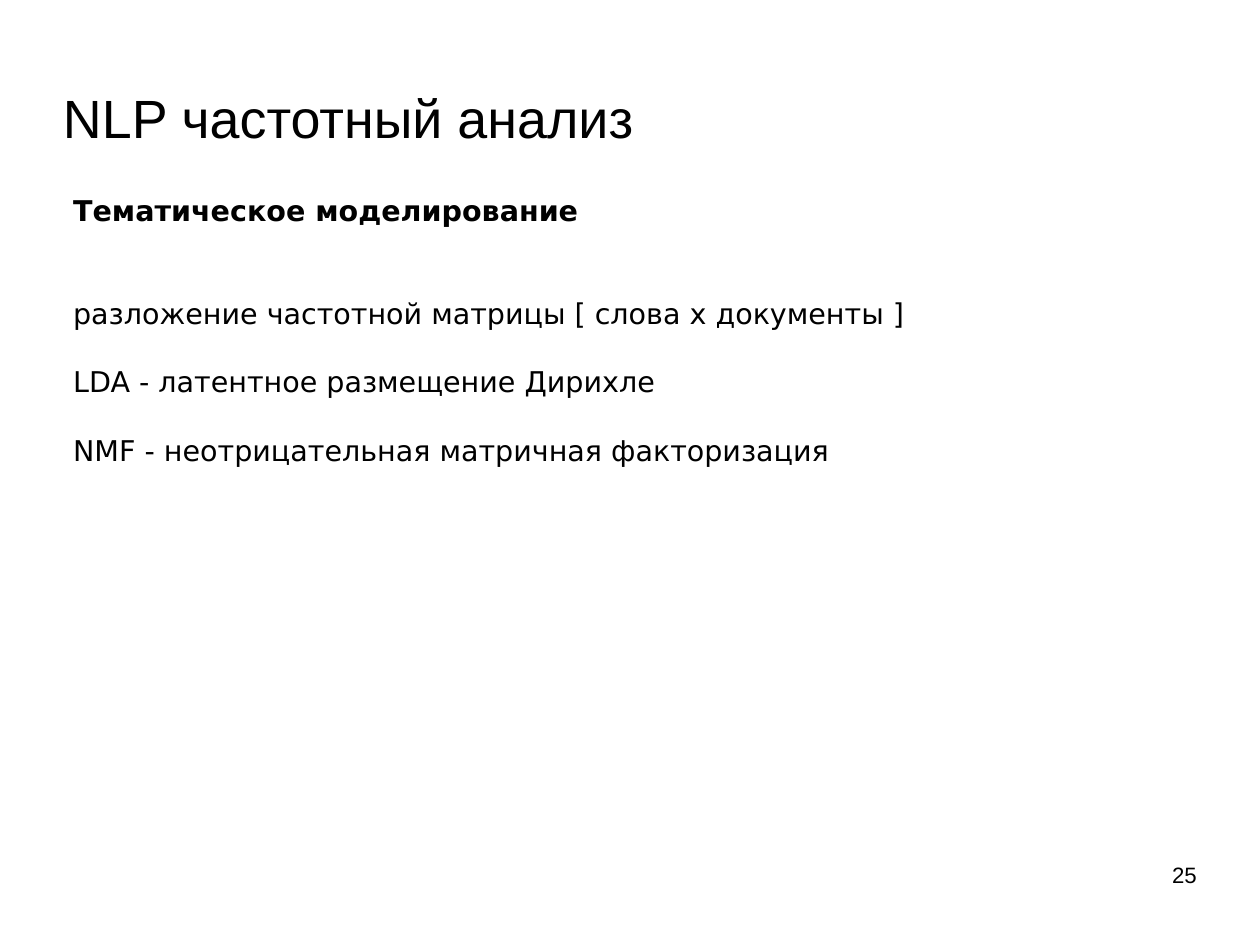
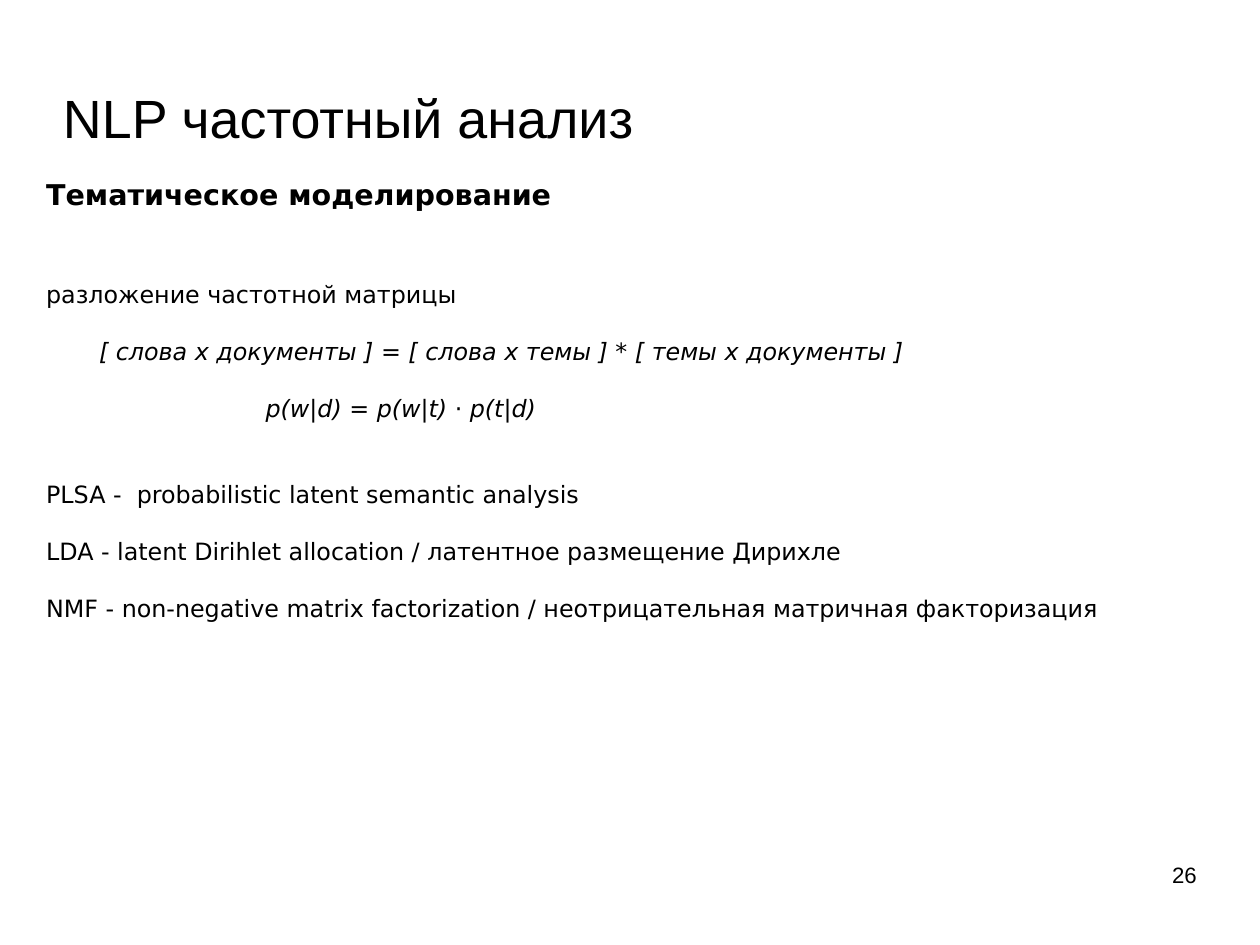
Before and after one commit to mechanoid5/ml_lectorium_legacy, a slide deck: slide 26 of 16-text-tfidf.odp (slide 25 before the commit). Drawn at 1260x945 pixels with LibreOffice and Linux fonts; fonts in the diff are those of the drawing; background and template pictures are left out. Boxes give left, top, right and bottom in pixels: in the first picture for what was removed or moved away, otherwise in the second. Text is boxed around its words. In the diff, an @@ line names an element or a change of style, - is before the commit and + after.

```diff
--- a/16-text-tfidf.odp
+++ b/16-text-tfidf.odp
@@ text "Тематическое моделирование": place and size @@
-text "Тематическое моделирование" at box(73, 200, 884, 467)
+text "Тематическое моделирование" at box(46, 184, 1097, 622)
@@ text at box(46, 285, 1097, 622): text changed; size 18 to 15 pt @@
-разложение частотной матрицы [ слова x документы ]
-LDA - латентное размещение Дирихле
-NMF - неотрицательная матричная факторизация
+разложение частотной матрицы
+[ слова x документы ] = [ слова х темы ] * [ темы х документы ]
+p(w|d) = p(w|t) ⋅ p(t|d)
+PLSA - probabilistic latent semantic analysis
+LDA - latent Dirihlet allocation / латентное размещение Дирихле
+NMF - non-negative matrix factorization / неотрицательная матричная факторизация
@@ page number at box(1172, 867, 1197, 884): text changed @@
-25
+26
```
Also in this commit, not shown: 1 other slide changed, 1 slide added.
